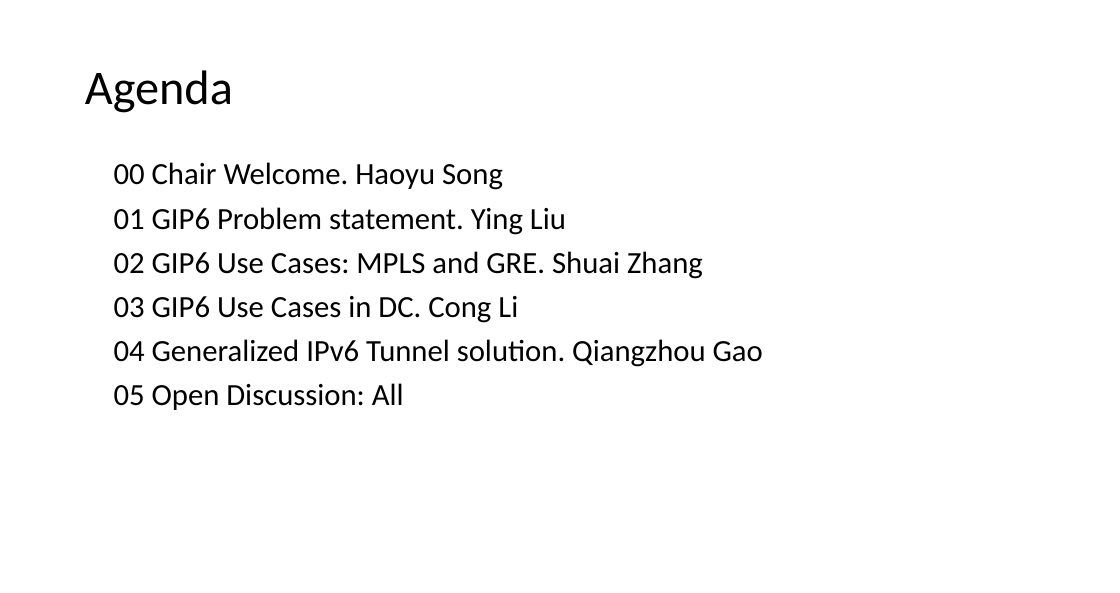
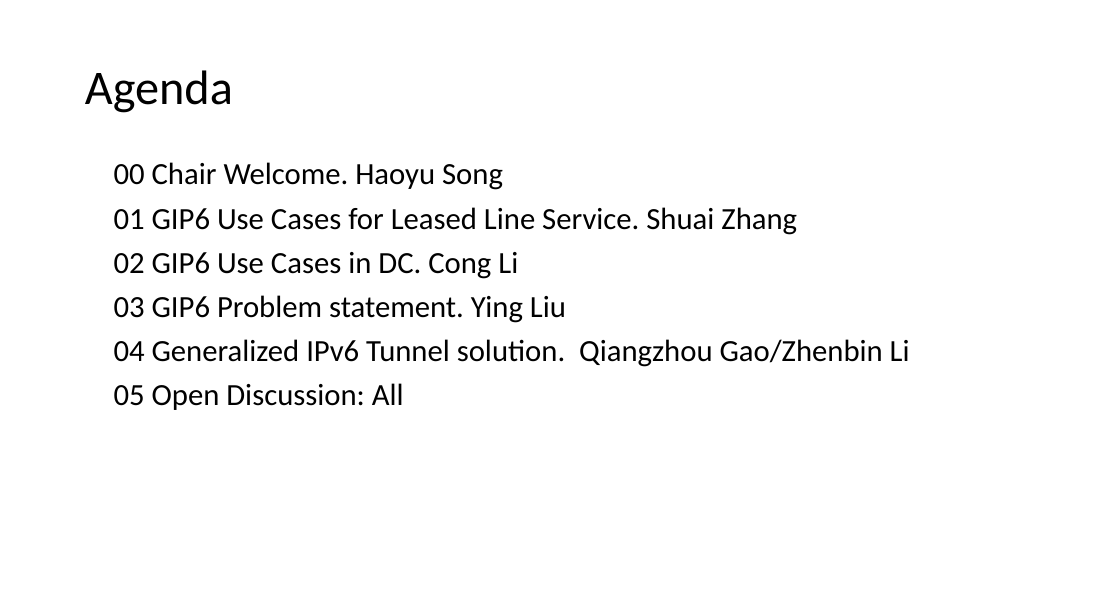
Before and after one commit to Generalized-IPv6-Tunnel/IETF116-Sidemeeting, a slide deck: slide 4 of 00 GIP6 sidemeeting introduction.pptx. Drawn at 1120x593 pixels with LibreOffice and Linux fonts; fonts in the diff are those of the drawing. Boxes give left, top, right and bottom in pixels: in the first picture for what was removed or moved away, otherwise in the second. Text is boxed around its words. In the diff, an @@ line names an element or a change of style, - is before the commit and + after.

```diff
--- a/00 GIP6 sidemeeting introduction.pptx
+++ b/00 GIP6 sidemeeting introduction.pptx
@@ text at <box>114,207,910,367</box>: text changed @@
-01 GIP6 Problem statement. Ying Liu
-02 GIP6 Use Cases: MPLS and GRE. Shuai Zhang
-03 GIP6 Use Cases in DC. Cong Li
-04 Generalized IPv6 Tunnel solution. Qiangzhou Gao
+01 GIP6 Use Cases for Leased Line Service. Shuai Zhang
+02 GIP6 Use Cases in DC. Cong Li
+03 GIP6 Problem statement. Ying Liu
+04 Generalized IPv6 Tunnel solution. Qiangzhou Gao/Zhenbin Li
```
Also in this commit, not shown: 1 other slide changed, 4 other files.
